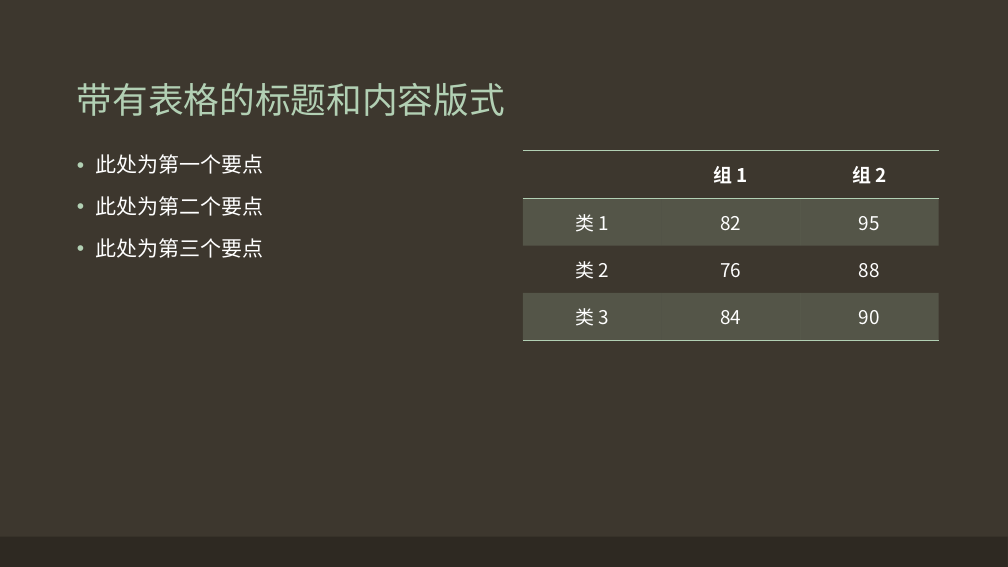
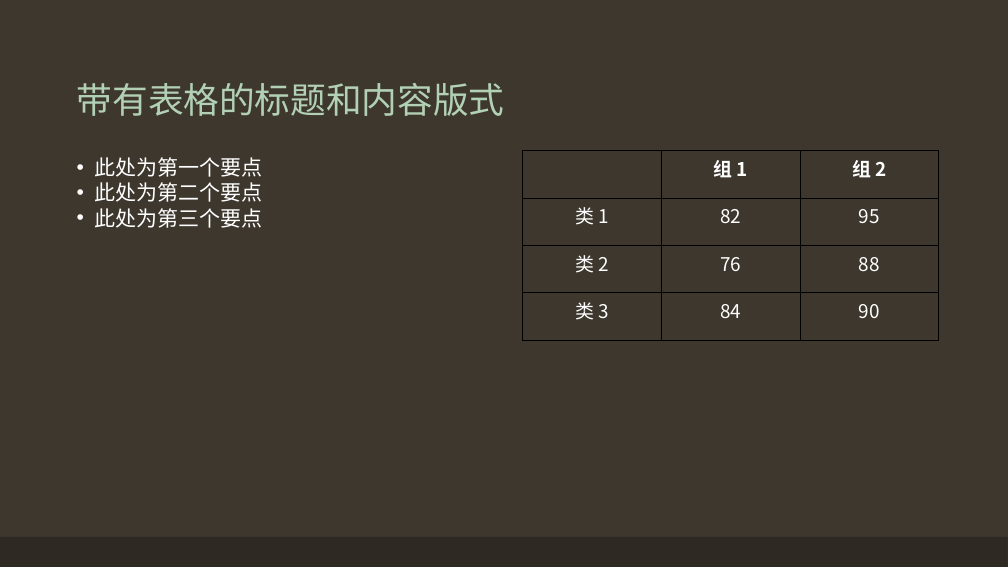
Before and after one commit to Seraphli/RLAIExercise, a slide deck: slide 12 of Chapter 9.pptx (slide 6 before the commit). Drawn at 1008x567 pixels with LibreOffice and Linux fonts; fonts in the diff are those of the drawing. Boxes give left, top, right and bottom in pixels: in the first picture for what was removed or moved away, otherwise in the second. Text is boxed around its words. In the diff, an @@ line names an element or a change of style, - is before the commit and + after.

```diff
--- a/Chapter 9.pptx
+++ b/Chapter 9.pptx
@@ text "此处为第一个要点" at (95, 157, 263, 228): indent changed; line spacing 0.9 to 1; less space between paragraphs @@
@@ table at (523, 151, 938, 340) @@
@@ fill #B2D0B4 at 20% opacity to none in 6 cells @@
@@ borders changed @@
```
Also in this commit, not shown: 6 other slides changed, 12 slides added, 6 slides removed.
